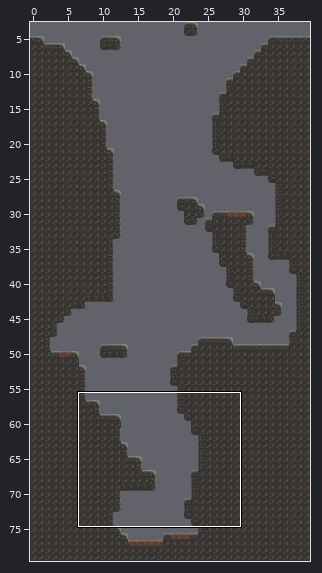
A Tiled map gets an edit: Assets/Tilemaps/Doodles/final_levels/tower_climb.tmx. Above: a wide view before the commit, with the close-up outlined.
Close-up. Old version:
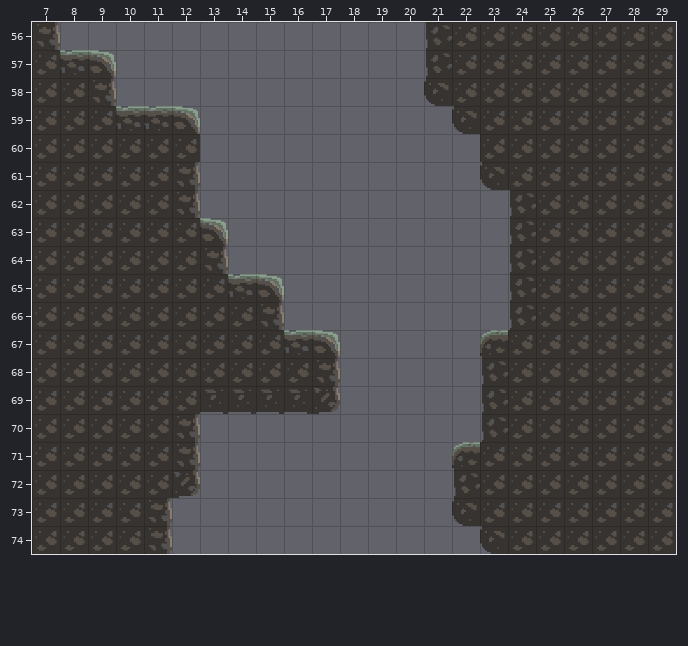
Cells are 32x32 px. Shown: x 7..29, y 56..74.
Now the later version:
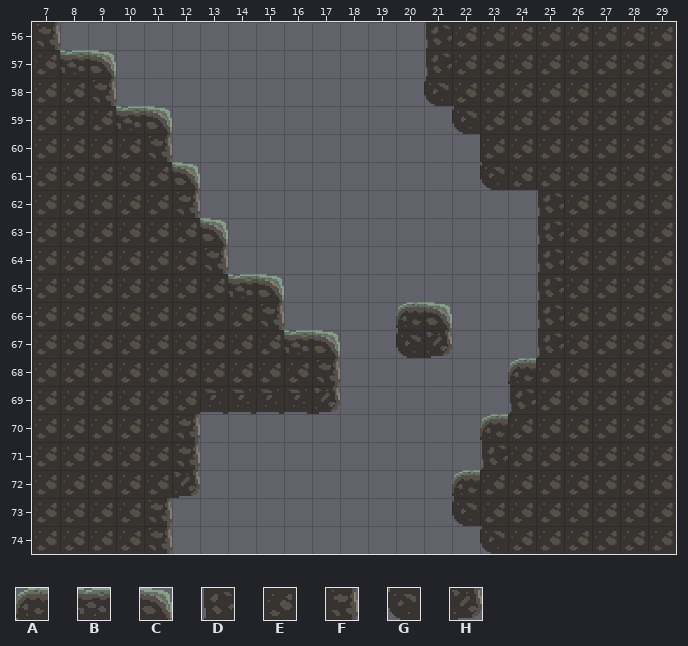
Key: from "tiles_16_with_vines": A 0, B 1, C 2, D 6, E 7, F 8, G 12, H 14.
_ is an empty cell, . an unchanged one.
Commit: Setup tower climb level
Change:
--- layer "Overlay"
@@ x 11..25 @@
-59 BC.............
-60 EE.............
-61 .F.............
-62 .............DE
-63 .............DE
-64 .............DE
-65 .............DE
-66 .........__..DE
-67 .........__.AEE
-68 ............DE.
-69 ............DE.
-70 ............D..
-71 ...........AE..
-72 ...........D...
+59 C_.............
+60 F_.............
+61 .C.............
+62 ............._D
+63 ............._D
+64 ............._D
+65 ............._D
+66 .........AC.._D
+67 .........GH.__D
+68 ............_A.
+69 ............_D.
+70 ............A..
+71 ..........._D..
+72 ...........A...
Pixel boxes of the changes (left, top, right, bottom) in both close-ups:
changed: (144, 106, 200, 190)
changed: (452, 190, 564, 496)
added: (396, 302, 452, 358)
